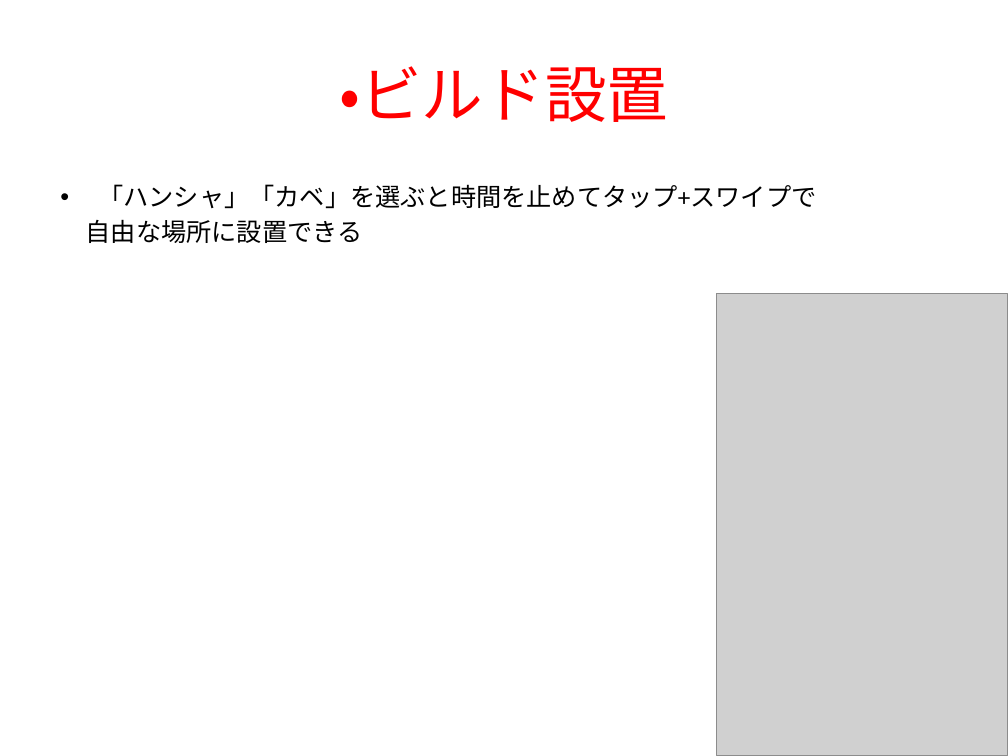
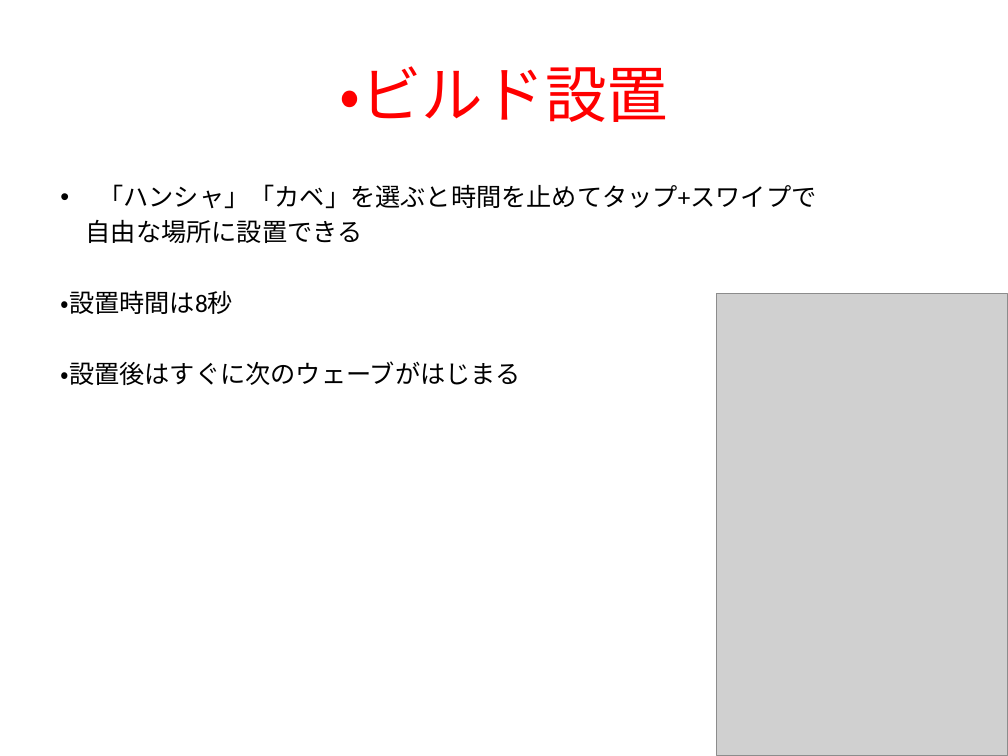
Before and after one commit to flash-kudo/shooting-01, a slide deck: slide 13 of project/資料/スマホ最適化縦STG_仕様書2019.pptx. Drawn at 1008x756 pixels with LibreOffice and Linux fonts; fonts in the diff are those of the drawing; grey boxes stand for pictures. Boxes give left, top, right and bottom in pixels: in the first picture for what was removed or moved away, otherwise in the second. Text is boxed around its words. In the diff, an @@ line names an element or a change of style, - is before the commit and + after.

```diff
--- a/project/資料/スマホ最適化縦STG_仕様書2019.pptx
+++ b/project/資料/スマホ最適化縦STG_仕様書2019.pptx
@@ text at (60,290,521,385): paragraphs added @@
+・設置時間は8秒
+・設置後はすぐに次のウェーブがはじまる
```
Also in this commit, not shown: 11 other files.
